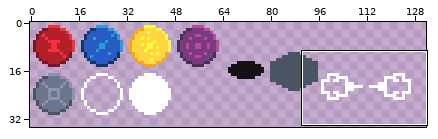
File history of a pixel-art file, asset/gfx/ingame.ase. The first picture is a wide view before the edit; the outline marks the close-up.
Close-up. Earlier state:
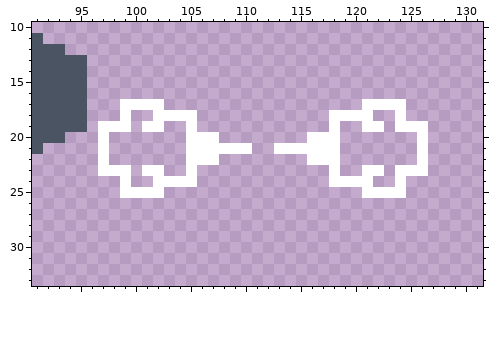
256x256 pixels, 1 frame. Shown: x 91..131, y 10..33. The wide view leaves out empty margins.
After:
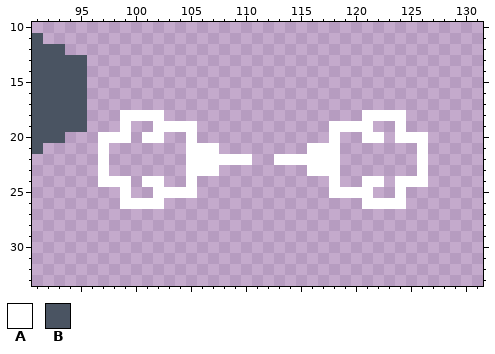
Palette (. is transparent): A #ffffff  B #4a5462
Difference:
Changed rows in their new state; - is an unchanged pixel.
Layer "Layer 1":
first column x 97:
17 --....------------------....--
18 ---AA-...------------...-AA---
19 ..--.-AA--------------AA-.--..
20 -AA-AA---..--------..---AA-AA-
21 -----------...--...-----------
22 -----------AAA--AAA-----------
23 -..-..---AA--------AA---..-..-
24 AA--A-..--------------..-A--AA
25 ---..-AAA------------AAA-..---
26 --AAAA------------------AAAA--
Changed places in both close-ups, as pixel boxes (x1, y1, x2, y2):
changed: (98, 99, 428, 209)
